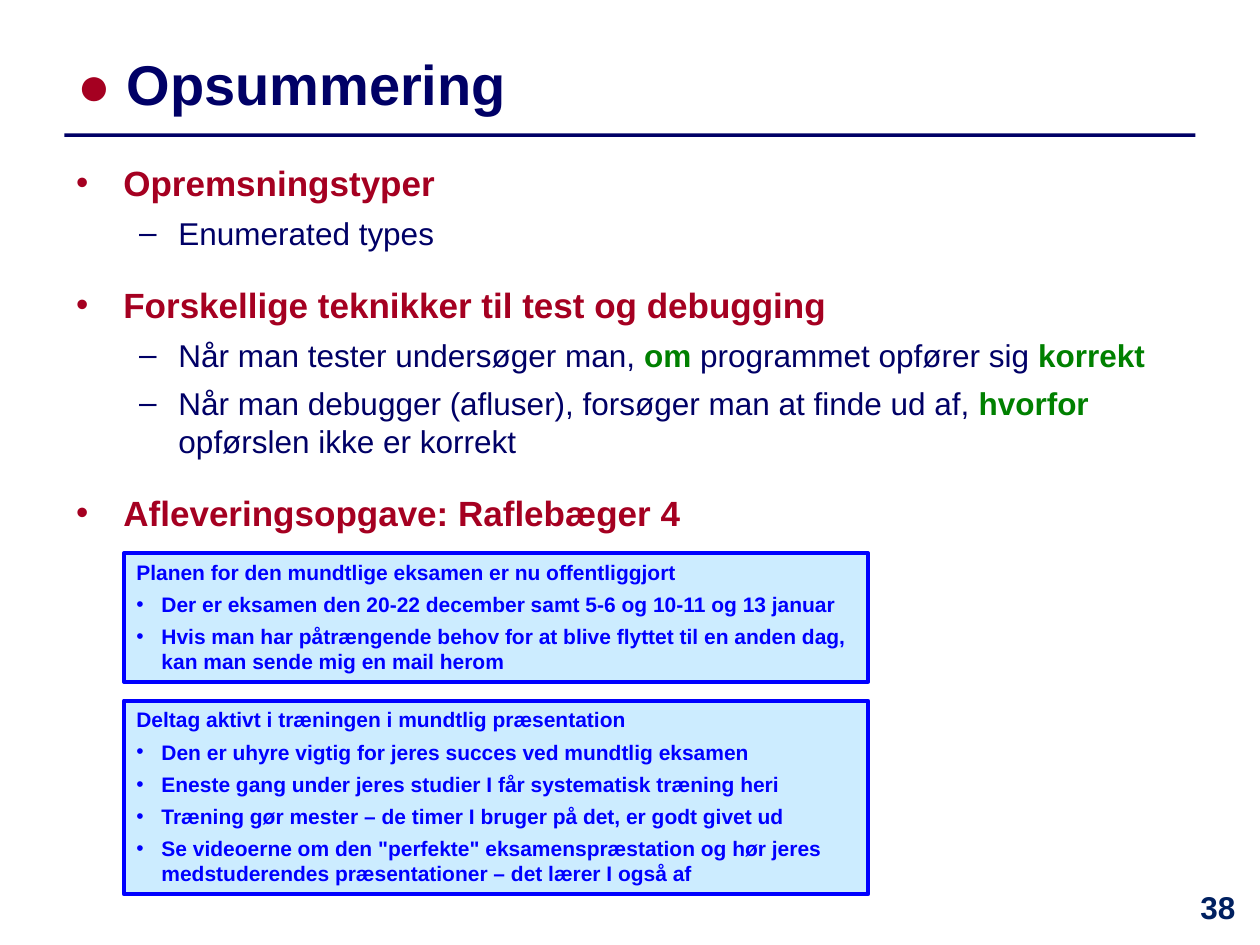
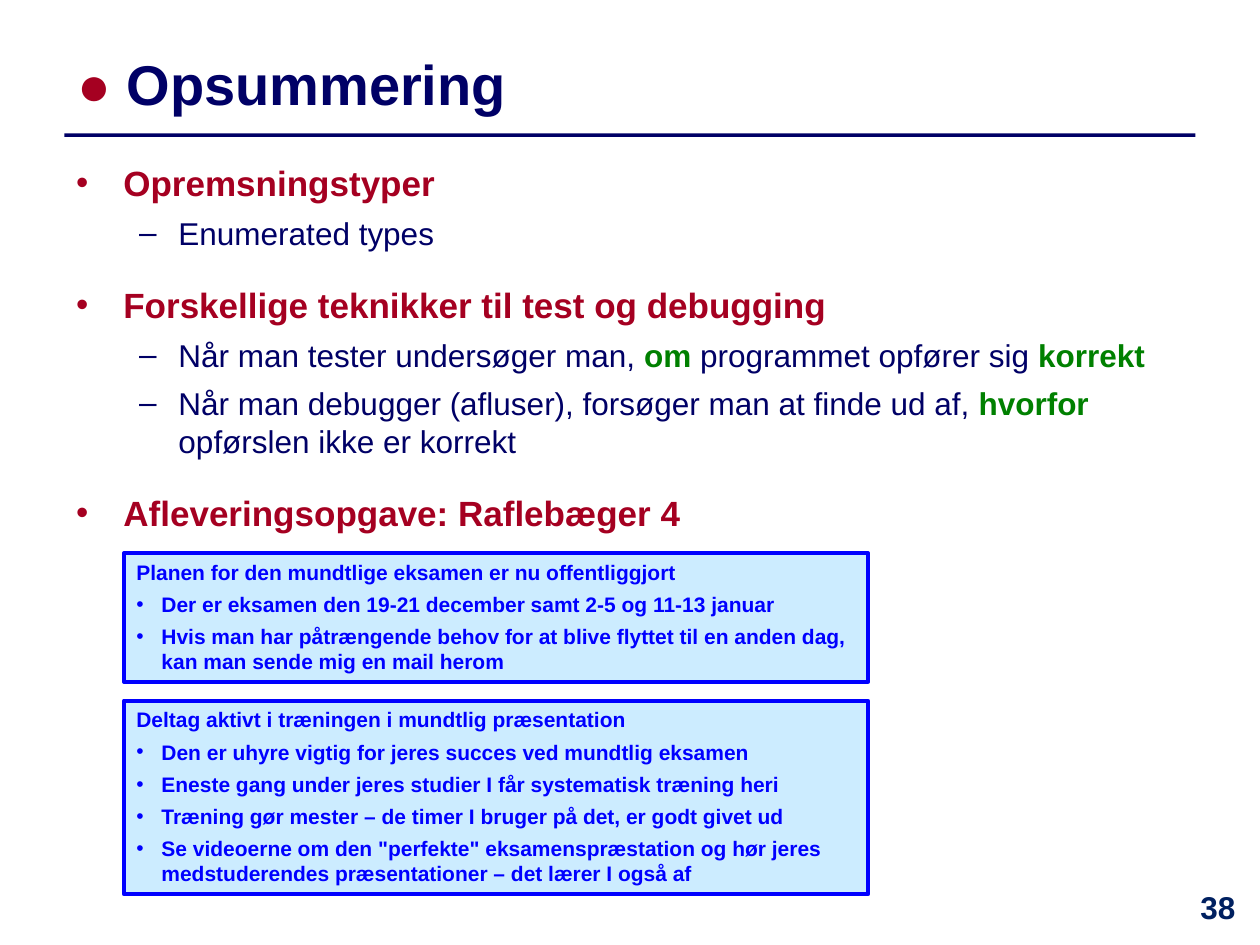
Before and after one commit to IntProgAU/Materiale, a slide deck: slide 38 of web/e22/uge_10/Slides-Uge10.pptx. Drawn at 1260x945 pixels with LibreOffice and Linux fonts; fonts in the diff are those of the drawing. Boxes give left, top, right and bottom in pixels: in the first picture for what was removed or moved away, otherwise in the second. Text is boxed around its words. In the diff, an @@ line names an element or a change of style, - is before the commit and + after.

```diff
--- a/web/e22/uge_10/Slides-Uge10.pptx
+++ b/web/e22/uge_10/Slides-Uge10.pptx
@@ text in rectangle at <box>161,596,774,617</box>: text changed @@
-• Der er eksamen den 20-22 december samt 5-6 og 10-11 og 13 januar
+• Der er eksamen den 19-21 december samt 2-5 og 11-13 januar
```
Also in this commit, not shown: 5 other slides changed, 1 other file.
